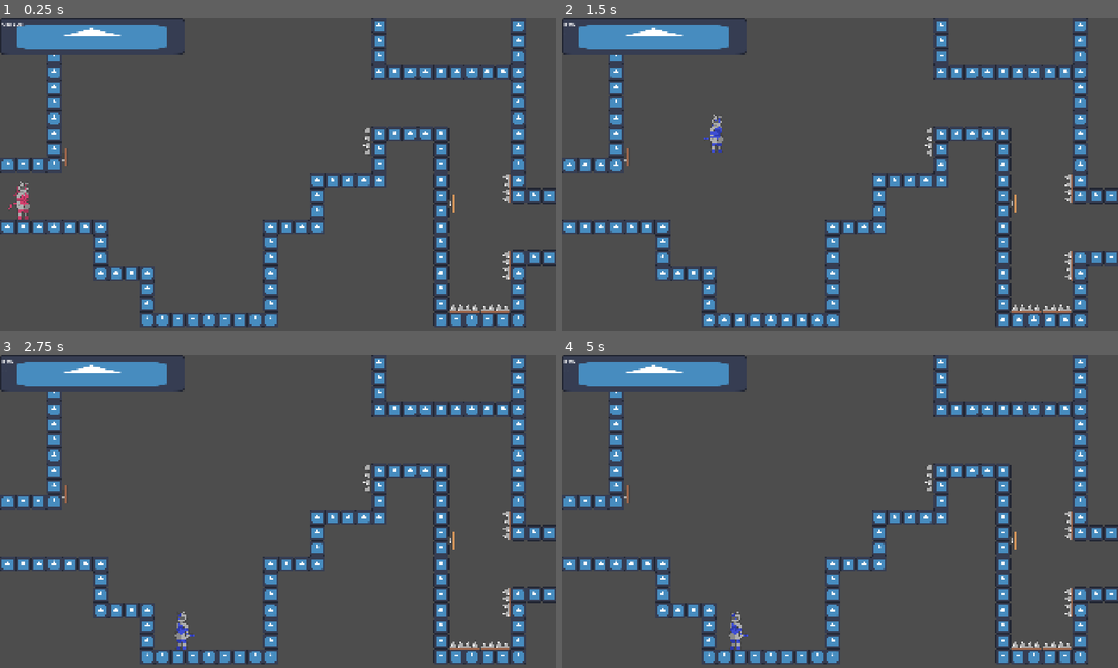
Above: before the commit, frames 1-4 (two rows, left to right).
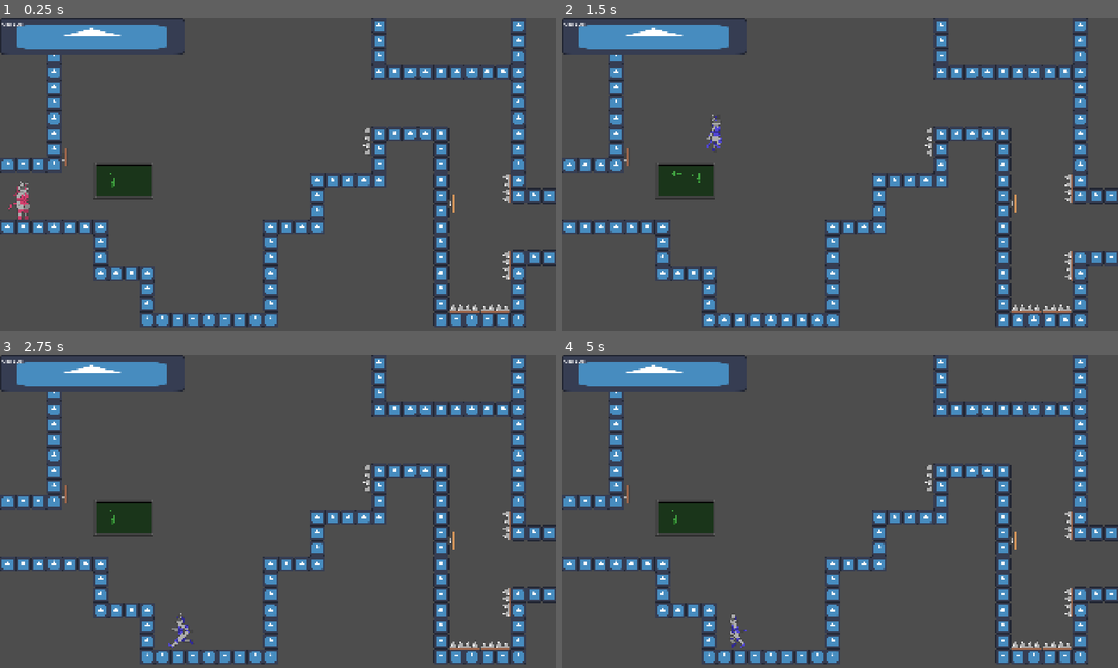
Above: after the commit, the same moments.

Repository: MatheoBrassart/The-Adventure-of-Beep-n-Boo-p
Game: Godot game, scene res://scenes/levels/atelier/atelier_a_7.tscn
Two runs of this game, one before a commit and one after it. Both use one fixed random seed, a clock stepped at 60 frames per second and the inputs below. This scene is started directly instead of the project's main scene. The engine's default icon, where the game draws it, is replaced by a stand-in: a white triangle on a blue panel in a dark square.
Inputs:
- Up to frame 1 (0.25 s): no input
- Up to frame 2 (1.5 s): tap Enter at 0.5 s; hold D (move_right) from 0.53 s (still down); tap Space (jump) at 0.6, 0.77, 1.07 s; tap Shift (switch_character) at 1.35 s
- Up to frame 3 (2.75 s): tap Space (jump) at 1.52, 1.55, 1.82, 2.1 s; release D (move_right) at 2.03 s; hold A (move_left) from 2.03 s (still down)
- Up to frame 4 (5 s): release A (move_left) at 2.78 s; hold D (move_right) 2.78-4.28 s; tap Shift (switch_character) at 2.85, 4.35 s; tap Space (jump) at 3.02, 3.05, 3.32, 3.6, 3.77, 4.07, 4.52, 4.55, 4.82 s; hold A (move_left) from 4.28 s (still down)

The runs differ from the first frame. In frame 1, 1.0% of the frame differs, in the area x 16-28%, y 46-58%; in frame 2, 1.2%; in frame 3, 1.3%, in the area x 0-35%, y 1-95%; in frame 4, 1.3%.

Commit message:
All Boop animations, Dialogue system

Diff:
--- a/the-adventure-of-beep-n'-boop/dialogues/dialogue_system.tscn
+++ b/the-adventure-of-beep-n'-boop/dialogues/dialogue_system.tscn
@@ -2,6 +2,21 @@
 
 [ext_resource type="Texture2D" uid="uid://desbr1erhdkrq" path="res://icon.svg" id="1_1eml3"]
 [ext_resource type="Script" uid="uid://b261dh5plxltd" path="res://scripts/dialogue_system.gd" id="1_xnnjv"]
+
+[sub_resource type="Animation" id="Animation_v4n8t"]
+length = 0.001
+tracks/0/type = "value"
+tracks/0/imported = false
+tracks/0/enabled = true
+tracks/0/path = NodePath("Message:visible_ratio")
+tracks/0/interp = 1
+tracks/0/loop_wrap = true
+tracks/0/keys = {
+"times": PackedFloat32Array(0),
+"transitions": PackedFloat32Array(1),
+"update": 0,
+"values": [0.0]
+}
 
 [sub_resource type="Animation" id="Animation_xnnjv"]
 resource_name = "scroll"
@@ -18,28 +33,13 @@
 "values": [0.0, 1.0]
 }
 
-[sub_resource type="Animation" id="Animation_v4n8t"]
-length = 0.001
-tracks/0/type = "value"
-tracks/0/imported = false
-tracks/0/enabled = true
-tracks/0/path = NodePath("Message:visible_ratio")
-tracks/0/interp = 1
-tracks/0/loop_wrap = true
-tracks/0/keys = {
-"times": PackedFloat32Array(0),
-"transitions": PackedFloat32Array(1),
-"update": 0,
-"values": [0.0]
-}
-
 [sub_resource type="AnimationLibrary" id="AnimationLibrary_v4n8t"]
 _data = {
 &"RESET": SubResource("Animation_v4n8t"),
 &"scroll": SubResource("Animation_xnnjv")
 }
 
-[node name="dialogueSystem" type="Control"]
+[node name="dialogueSystem" type="Control" groups=["DialogueSystem"]]
 layout_mode = 3
 anchors_preset = 0
 script = ExtResource("1_xnnjv")
--- a/the-adventure-of-beep-n'-boop/project.godot
+++ b/the-adventure-of-beep-n'-boop/project.godot
@@ -43,6 +43,7 @@
 GameInformations=""
 PlayerSpawn1=""
 RessortChange=""
+DialogueSystem=""
 
 [input]
 
--- a/the-adventure-of-beep-n'-boop/scenes/background elements/ordi_tuto.tscn
+++ b/the-adventure-of-beep-n'-boop/scenes/background elements/ordi_tuto.tscn
@@ -18,6 +18,14 @@
 [sub_resource type="AtlasTexture" id="AtlasTexture_kk2kj"]
 atlas = ExtResource("1_p862o")
 region = Rect2(200, 100, 200, 100)
+
+[sub_resource type="AtlasTexture" id="AtlasTexture_scixh"]
+atlas = ExtResource("1_p862o")
+region = Rect2(0, 400, 200, 100)
+
+[sub_resource type="AtlasTexture" id="AtlasTexture_18oph"]
+atlas = ExtResource("1_p862o")
+region = Rect2(200, 400, 200, 100)
 
 [sub_resource type="AtlasTexture" id="AtlasTexture_nkknm"]
 atlas = ExtResource("1_p862o")
@@ -53,6 +61,17 @@
 }, {
 "frames": [{
 "duration": 1.0,
+"texture": SubResource("AtlasTexture_scixh")
+}, {
+"duration": 1.0,
+"texture": SubResource("AtlasTexture_18oph")
+}],
+"loop": true,
+"name": &"longressortjump",
+"speed": 1.0
+}, {
+"frames": [{
+"duration": 1.0,
 "texture": SubResource("AtlasTexture_nkknm")
 }, {
 "duration": 1.0,
@@ -74,4 +93,4 @@
 [node name="Animation" type="AnimatedSprite2D" parent="."]
 z_index = 1
 sprite_frames = SubResource("SpriteFrames_2558v")
-animation = &"changemoi"
+animation = &"longressortjump"
--- a/the-adventure-of-beep-n'-boop/scenes/levels/atelier/atelier_a_7.tscn
+++ b/the-adventure-of-beep-n'-boop/scenes/levels/atelier/atelier_a_7.tscn
@@ -1,10 +1,11 @@
-[gd_scene load_steps=8 format=4 uid="uid://jue7jqxjfmvk"]
+[gd_scene load_steps=9 format=4 uid="uid://jue7jqxjfmvk"]
 
 [ext_resource type="PackedScene" uid="uid://bpyurbx843djn" path="res://scenes/player.tscn" id="1_6kd7n"]
 [ext_resource type="PackedScene" uid="uid://dk0vp307e0hmr" path="res://scenes/level design elements/level_switcher.tscn" id="2_mr635"]
 [ext_resource type="PackedScene" uid="uid://cbx1ueo2fg2le" path="res://scenes/level design elements/pics_normal.tscn" id="3_i0hj7"]
 [ext_resource type="PackedScene" uid="uid://bqklsg5jjjxdq" path="res://scenes/level design elements/ressort_normal.tscn" id="4_m65s8"]
 [ext_resource type="PackedScene" uid="uid://c5nxliw2rxo51" path="res://scenes/level design elements/bloc_normal.tscn" id="5_7wm7t"]
+[ext_resource type="PackedScene" uid="uid://bgv3ax0yswi5t" path="res://scenes/background elements/ordi_tuto.tscn" id="5_mr635"]
 
 [sub_resource type="TileSetScenesCollectionSource" id="TileSetScenesCollectionSource_cwqxc"]
 scenes/1/scene = ExtResource("5_7wm7t")
@@ -77,6 +78,12 @@
 [node name="PicsNormal10" parent="Level elements" instance=ExtResource("3_i0hj7")]
 position = Vector2(1024, 576)
 
+[node name="Background elements" type="Node2D" parent="."]
+
+[node name="ordiTuto" parent="Background elements" instance=ExtResource("5_mr635")]
+position = Vector2(256, 336)
+WHICH_TUTORIAL = "longressortjump"
+
 [node name="TileMapLayer" type="TileMapLayer" parent="."]
 tile_map_data = PackedByteArray("AAADAAMAAAAAAAAAAQADAAQAAAAAAAAAAQADAAUAAAAAAAAAAQADAAYAAAAAAAAAAQADAAcAAAAAAAAAAQAGAA …(2192 unchanged characters)…
 tile_set = SubResource("TileSet_quhia")
--- a/the-adventure-of-beep-n'-boop/scenes/levels/atelier/atelier_b_1.tscn
+++ b/the-adventure-of-beep-n'-boop/scenes/levels/atelier/atelier_b_1.tscn
@@ -68,6 +68,16 @@
 position = Vector2(576, 352)
 WHICH_CHARACTER_IS_IT = 1
 
+[node name="BlocChange10" parent="Level elements" instance=ExtResource("2_bfxit")]
+position = Vector2(256, 288)
+
+[node name="BlocChange11" parent="Level elements" instance=ExtResource("2_bfxit")]
+position = Vector2(896, 288)
+
+[node name="BlocChange12" parent="Level elements" instance=ExtResource("2_bfxit")]
+position = Vector2(576, 288)
+WHICH_CHARACTER_IS_IT = 1
+
 [node name="BlocChange5" parent="Level elements" instance=ExtResource("2_bfxit")]
 position = Vector2(576, 416)
 WHICH_CHARACTER_IS_IT = 1
--- a/the-adventure-of-beep-n'-boop/scenes/player.tscn
+++ b/the-adventure-of-beep-n'-boop/scenes/player.tscn
@@ -197,25 +197,114 @@
 
 [sub_resource type="AtlasTexture" id="AtlasTexture_31cv2"]
 atlas = ExtResource("2_g2els")
+region = Rect2(0, 300, 100, 100)
+
+[sub_resource type="AtlasTexture" id="AtlasTexture_pf23h"]
+atlas = ExtResource("2_g2els")
+region = Rect2(100, 300, 100, 100)
+
+[sub_resource type="AtlasTexture" id="AtlasTexture_dt7fs"]
+atlas = ExtResource("2_g2els")
+region = Rect2(200, 300, 100, 100)
+
+[sub_resource type="AtlasTexture" id="AtlasTexture_wqfne"]
+atlas = ExtResource("2_g2els")
+region = Rect2(300, 300, 100, 100)
+
+[sub_resource type="AtlasTexture" id="AtlasTexture_wnwbv"]
+atlas = ExtResource("2_g2els")
 region = Rect2(0, 0, 100, 100)
 
-[sub_resource type="AtlasTexture" id="AtlasTexture_pf23h"]
-atlas = ExtResource("2_g2els")
-region = Rect2(0, 0, 100, 100)
-
-[sub_resource type="AtlasTexture" id="AtlasTexture_dt7fs"]
-atlas = ExtResource("2_g2els")
-region = Rect2(0, 0, 100, 100)
-
-[sub_resource type="AtlasTexture" id="AtlasTexture_wqfne"]
-atlas = ExtResource("2_g2els")
-region = Rect2(0, 0, 100, 100)
+[sub_resource type="AtlasTexture" id="AtlasTexture_gl8cc"]
+atlas = ExtResource("2_g2els")
+region = Rect2(100, 0, 100, 100)
+
+[sub_resource type="AtlasTexture" id="AtlasTexture_487ah"]
+atlas = ExtResource("2_g2els")
+region = Rect2(200, 0, 100, 100)
+
+[sub_resource type="AtlasTexture" id="AtlasTexture_md1ol"]
+atlas = ExtResource("2_g2els")
+region = Rect2(300, 0, 100, 100)
+
+[sub_resource type="AtlasTexture" id="AtlasTexture_bj30b"]
+atlas = ExtResource("2_g2els")
+region = Rect2(400, 0, 100, 100)
+
+[sub_resource type="AtlasTexture" id="AtlasTexture_jc3p3"]
+atlas = ExtResource("2_g2els")
+region = Rect2(500, 0, 100, 100)
+
+[sub_resource type="AtlasTexture" id="AtlasTexture_hax0n"]
+atlas = ExtResource("2_g2els")
+region = Rect2(600, 0, 100, 100)
+
+[sub_resource type="AtlasTexture" id="AtlasTexture_t4otl"]
+atlas = ExtResource("2_g2els")
+region = Rect2(700, 0, 100, 100)
+
+[sub_resource type="AtlasTexture" id="AtlasTexture_j2b1d"]
+atlas = ExtResource("2_g2els")
+region = Rect2(0, 200, 100, 100)
+
+[sub_resource type="AtlasTexture" id="AtlasTexture_cs1tg"]
+atlas = ExtResource("2_g2els")
+region = Rect2(100, 200, 100, 100)
+
+[sub_resource type="AtlasTexture" id="AtlasTexture_2dvfe"]
+atlas = ExtResource("2_g2els")
+region = Rect2(200, 200, 100, 100)
+
+[sub_resource type="AtlasTexture" id="AtlasTexture_giy8y"]
+atlas = ExtResource("2_g2els")
+region = Rect2(300, 200, 100, 100)
+
+[sub_resource type="AtlasTexture" id="AtlasTexture_fdfoy"]
+atlas = ExtResource("2_g2els")
+region = Rect2(200, 100, 100, 100)
+
+[sub_resource type="AtlasTexture" id="AtlasTexture_hhpqf"]
+atlas = ExtResource("2_g2els")
+region = Rect2(300, 100, 100, 100)
+
+[sub_resource type="AtlasTexture" id="AtlasTexture_g5jhy"]
+atlas = ExtResource("2_g2els")
+region = Rect2(400, 100, 100, 100)
+
+[sub_resource type="AtlasTexture" id="AtlasTexture_holxr"]
+atlas = ExtResource("2_g2els")
+region = Rect2(500, 100, 100, 100)
+
+[sub_resource type="AtlasTexture" id="AtlasTexture_mx1m4"]
+atlas = ExtResource("2_g2els")
+region = Rect2(600, 100, 100, 100)
+
+[sub_resource type="AtlasTexture" id="AtlasTexture_4gjji"]
+atlas = ExtResource("2_g2els")
+region = Rect2(700, 100, 100, 100)
+
+[sub_resource type="AtlasTexture" id="AtlasTexture_u2ulf"]
+atlas = ExtResource("2_g2els")
+region = Rect2(0, 100, 100, 100)
+
+[sub_resource type="AtlasTexture" id="AtlasTexture_6e8lb"]
+atlas = ExtResource("2_g2els")
+region = Rect2(100, 100, 100, 100)
 
 [sub_resource type="SpriteFrames" id="SpriteFrames_g2els"]
 animations = [{
 "frames": [{
 "duration": 1.0,
 "texture": SubResource("AtlasTexture_31cv2")
+}, {
+"duration": 1.0,
+"texture": SubResource("AtlasTexture_pf23h")
+}, {
+"duration": 1.0,
+"texture": SubResource("AtlasTexture_dt7fs")
+}, {
+"duration": 1.0,
+"texture": SubResource("AtlasTexture_wqfne")
 }],
 "loop": true,
 "name": &"fall",
@@ -223,7 +312,28 @@
 }, {
 "frames": [{
 "duration": 1.0,
-"texture": SubResource("AtlasTexture_pf23h")
+"texture": SubResource("AtlasTexture_wnwbv")
+}, {
+"duration": 1.0,
+"texture": SubResource("AtlasTexture_gl8cc")
+}, {
+"duration": 1.0,
+"texture": SubResource("AtlasTexture_487ah")
+}, {
+"duration": 1.0,
+"texture": SubResource("AtlasTexture_md1ol")
+}, {
+"duration": 1.0,
+"texture": SubResource("AtlasTexture_bj30b")
+}, {
+"duration": 1.0,
+"texture": SubResource("AtlasTexture_jc3p3")
+}, {
+"duration": 1.0,
+"texture": SubResource("AtlasTexture_hax0n")
+}, {
+"duration": 1.0,
+"texture": SubResource("AtlasTexture_t4otl")
 }],
 "loop": true,
 "name": &"idle",
@@ -231,7 +341,16 @@
 }, {
 "frames": [{
 "duration": 1.0,
-"texture": SubResource("AtlasTexture_dt7fs")
+"texture": SubResource("AtlasTexture_j2b1d")
+}, {
+"duration": 1.0,
+"texture": SubResource("AtlasTexture_cs1tg")
+}, {
+"duration": 1.0,
+"texture": SubResource("AtlasTexture_2dvfe")
+}, {
+"duration": 1.0,
+"texture": SubResource("AtlasTexture_giy8y")
 }],
 "loop": true,
 "name": &"jump",
@@ -239,7 +358,28 @@
 }, {
 "frames": [{
 "duration": 1.0,
-"texture": SubResource("AtlasTexture_wqfne")
+"texture": SubResource("AtlasTexture_fdfoy")
+}, {
+"duration": 1.0,
+"texture": SubResource("AtlasTexture_hhpqf")
+}, {
+"duration": 1.0,
+"texture": SubResource("AtlasTexture_g5jhy")
+}, {
+"duration": 1.0,
+"texture": SubResource("AtlasTexture_holxr")
+}, {
+"duration": 1.0,
+"texture": SubResource("AtlasTexture_mx1m4")
+}, {
+"duration": 1.0,
+"texture": SubResource("AtlasTexture_4gjji")
+}, {
+"duration": 1.0,
+"texture": SubResource("AtlasTexture_u2ulf")
+}, {
+"duration": 1.0,
+"texture": SubResource("AtlasTexture_6e8lb")
 }],
 "loop": true,
 "name": &"run",
@@ -255,7 +395,7 @@
 
 [node name="SpriteBeep" type="AnimatedSprite2D" parent="."]
 sprite_frames = SubResource("SpriteFrames_dqkch")
-animation = &"fall"
+animation = &"run"
 autoplay = "idle"
 
 [node name="SpriteBoop" type="AnimatedSprite2D" parent="."]
--- a/the-adventure-of-beep-n'-boop/scripts/dialogue_system.gd
+++ b/the-adventure-of-beep-n'-boop/scripts/dialogue_system.gd
@@ -3,21 +3,46 @@
 @onready var characterRichTextLabel: RichTextLabel = $CanvasLayer/NinePatchRect/Character
 @onready var messageRichTextLabel: RichTextLabel = $CanvasLayer/NinePatchRect/Message
 
+var CURRENT_DIALOGUE_KEY: String = "0"
+var CURRENT_DIALOGUE_LINE: int = 0
 var numberOfCharacters: float = 0
+var IS_DIALOGUE_ONGOING: bool = false
 
 @onready var animation_player: AnimationPlayer = $CanvasLayer/NinePatchRect/AnimationPlayer
 
 var DIALOGUE_LIST: Dictionary = {
-	"BeepReveil1" = {"Character": "Beep", "Message": "..."},
-	"BeepReveil2" = {"Character": "Beep", "Message": "Qu... Qu’est-ce qu’il se passe ? Y’a quelqu'un ?"}
+	"BeepReveil" = {
+		"0" = {"Character": "Beep", "Message": "...", "NumberOfRemainingLines": 1},
+		"1" = {"Character": "Beep", "Message": "Qu... Qu’est-ce qu’il se passe ? Y’a quelqu'un ?", "NumberOfRemainingLines": 0}
+	}
 }
+
+
+func play_dialogue(dialogueKey: String, line: int):
+
+	if IS_DIALOGUE_ONGOING == false:
+		IS_DIALOGUE_ONGOING = true
+
+	CURRENT_DIALOGUE_KEY = dialogueKey
+	CURRENT_DIALOGUE_LINE = line
+
+	characterRichTextLabel.text = DIALOGUE_LIST[CURRENT_DIALOGUE_KEY][str(CURRENT_DIALOGUE_LINE)]["Character"]
+	messageRichTextLabel.text = DIALOGUE_LIST[CURRENT_DIALOGUE_KEY][str(CURRENT_DIALOGUE_LINE)]["Message"]
+
+	numberOfCharacters = DIALOGUE_LIST[CURRENT_DIALOGUE_KEY][str(CURRENT_DIALOGUE_LINE)]["Message"].length()
+
+	animation_player.speed_scale = 1 + (numberOfCharacters / 100)
+	animation_player.play("scroll")
+
+
 func _process(_delta: float) -> void:
 
 	if Input.is_action_just_pressed("jump"):
-		characterRichTextLabel.text = DIALOGUE_LIST["BeepReveil1"]["Character"]
-		messageRichTextLabel.text = DIALOGUE_LIST["BeepReveil1"]["Message"]
 
-		numberOfCharacters = DIALOGUE_LIST["BeepReveil1"]["Message"].length()
-
-		animation_player.speed_scale = 1 + (numberOfCharacters / 2)
-		animation_player.play("scroll")
+		if IS_DIALOGUE_ONGOING == true:
+			if DIALOGUE_LIST[CURRENT_DIALOGUE_KEY][str(CURRENT_DIALOGUE_LINE)]["NumberOfRemainingLines"] > 0:
+				play_dialogue(CURRENT_DIALOGUE_KEY, CURRENT_DIALOGUE_LINE + 1)
+			else:
+				IS_DIALOGUE_ONGOING = false
+				var player = get_tree().get_first_node_in_group("Player")
+				player.finished_dialogue()
--- a/the-adventure-of-beep-n'-boop/scripts/game_informations.gd
+++ b/the-adventure-of-beep-n'-boop/scripts/game_informations.gd
@@ -10,6 +10,9 @@
 
 var WHERE_TO_RESPAWN_PLAYER = 0
 var WHICH_CHARACTER_TO_RESPAWN = 0
+
+# ----- Progress variables for dialogues and cutscenes -----
+var CUTSCENE_BeepReveil: bool = false
 
 func _process(_delta: float) -> void:
 
--- a/the-adventure-of-beep-n'-boop/scripts/ordi_tuto.gd
+++ b/the-adventure-of-beep-n'-boop/scripts/ordi_tuto.gd
@@ -8,13 +8,14 @@
 # Called when the node enters the scene tree for the first time.
 func _ready() -> void:
 
-	print("a")
 	if WHICH_TUTORIAL == "move":
 		animation.play("move")
 	elif WHICH_TUTORIAL == "jump":
 		animation.play("jump")
 	elif WHICH_TUTORIAL == "changemoi":
 		animation.play("changemoi")
+	elif WHICH_TUTORIAL == "longressortjump":
+		animation.play("longressortjump")
 
 
 # Called every frame. 'delta' is the elapsed time since the previous frame.
--- a/the-adventure-of-beep-n'-boop/scripts/player.gd
+++ b/the-adventure-of-beep-n'-boop/scripts/player.gd
@@ -25,6 +25,9 @@
 
 # Get the global game informations scene
 @onready var gameInformations = get_tree().get_first_node_in_group("GameInformations")
+# Get the global dialogue system scene
+@onready var dialogueSystem = get_tree().get_first_node_in_group("DialogueSystem")
+var CURRENT_ACTIVE_DIALOGUE = "0"
 
 # Variable used to fix the crash problem when the player enters multiple death hitboxes at the same time
 var multiHitboxDeathFixer = 0
@@ -37,6 +40,9 @@
 
 	# Check at which location the player should spawn/respawn and which character should the player be respawn as
 	check_respawn_informations()
+
+	# Check if a cutscene should be played
+	check_cutscene_informations()
 
 	# When appearing, hides the incorrect sprite and set the correct one as rightSprite
 	if CURRENT_ACTIVE_CHARACTER == 0:
@@ -160,3 +166,18 @@
 	# Gets the last active character, and respawn the player as them
 	if gameInformations.WHICH_CHARACTER_TO_RESPAWN == 1:
 		CURRENT_ACTIVE_CHARACTER = 1
+
+
+func check_cutscene_informations():
+
+	if get_tree().get_current_scene().get_name() == "atelier_a_1":
+		if gameInformations.CUTSCENE_BeepReveil == false:
+			gameInformations.CUTSCENE_BeepReveil = true
+			CURRENT_ACTIVE_DIALOGUE = "BeepReveil"
+			CAN_MOVE = false
+			dialogueSystem.play_dialogue("BeepReveil", 0)
+
+func finished_dialogue():
+
+	if CURRENT_ACTIVE_DIALOGUE == "BeepReveil":
+		CAN_MOVE = true
Binary file changed: the-adventure-of-beep-n'-boop/assets/BoopSpritesheet.png
Binary file changed: the-adventure-of-beep-n'-boop/assets/OrdiTuto.png
Not shown: 1 places in the-adventure-of-beep-n'-boop/scenes/background elements/ordi_tuto.tscn that only renumber resources
Not shown: 1 places in the-adventure-of-beep-n'-boop/scenes/player.tscn that only renumber resources
